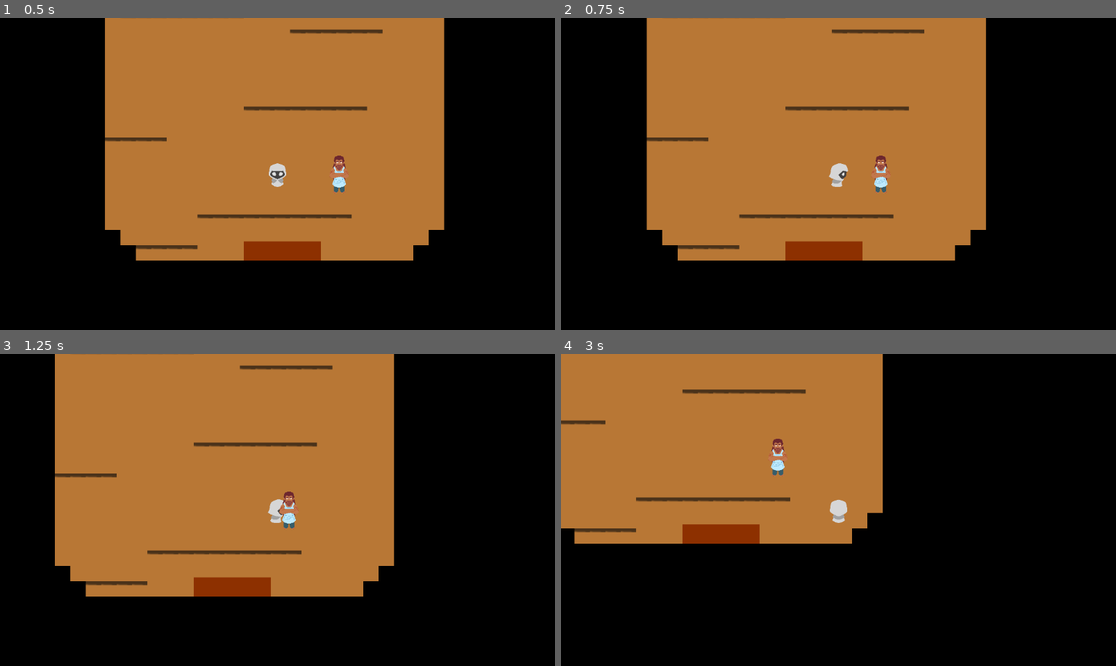
Above: before the commit, frames 1-4 (two rows, left to right).
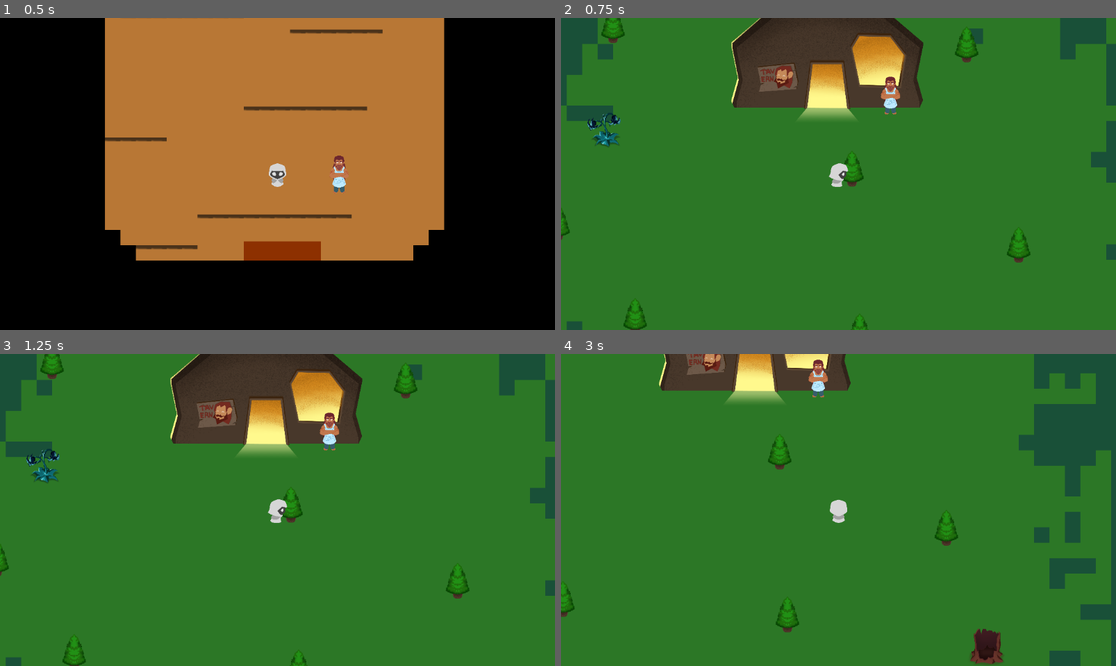
Above: after the commit, the same moments.

Repository: MeiZhen42/LightsEnd
Game: Godot game, scene res://scenes/empty_inside.tscn
Two runs of this game, one before a commit and one after it. Both use one fixed random seed, a clock stepped at 60 frames per second and the inputs below. This scene is started directly instead of the project's main scene. Sound files missing from this copy of the repository are replaced by a short silence.
Inputs (mouse positions are in pixels of both pictures, inside the frame that each line leads up to):
- Up to frame 1 (0.5 s): no input
- Up to frame 2 (0.75 s): tap Enter (ui_accept) at 0.5 s; move the mouse to (960, 158) at 0.52 s; hold Right (ui_right) from 0.53 s (still down); hold Enter (ui_accept) from 0.53 s (still down)
- Up to frame 3 (1.25 s): keep holding Right (ui_right); keep holding Enter (ui_accept)
- Up to frame 4 (3 s): move the mouse to (727, 525) at 1.27 s; release Right (ui_right) at 1.28 s; release Enter (ui_accept) at 1.28 s; hold Down (ui_down) 1.28-2.03 s; tap Q (q) at 1.35, 2.85 s; tap Enter (ui_accept) at 1.52, 1.55, 1.82 s; move the mouse to (894, 441) at 2.02 s; hold Right (ui_right) 2.03-2.78 s; hold Enter (ui_accept) 2.03-2.78 s; move the mouse to (810, 572) at 2.77 s; hold Up (ui_up) from 2.78 s (still down)

Frame 1 is identical in both runs. In frame 2, 99% of the frame differs, in the area x 0-100%, y 0-100%; in frame 3, 99%; in frame 4, 100%.

Commit message:
Manual merge from Mei

Diff:
--- a/CurrentVersion/scenes/empty_inside.tscn
+++ b/CurrentVersion/scenes/empty_inside.tscn
@@ -63,6 +63,12 @@
 stream = ExtResource("6_wu24l")
 volume_db = -10.0
 script = ExtResource("7_p1elx")
+[node name="StaticBody2D" type="StaticBody2D" parent="."]
+z_index = 1
+y_sort_enabled = true
+
+[node name="CollisionPolygon2D" type="CollisionPolygon2D" parent="StaticBody2D"]
+polygon = PackedVector2Array(-49, 128, -49, 112, -64, 112, -65, 97, -80, 96, -80, -240, -64, -240, -64, -272, -48, -272, -48, -288, 240, -288, 240, -272, 255, -272, 255, -257, 273, -257, 272, 96, 256, 96, 256, 112, 240, 112, 240, 128, -46, 128, 17, 196, 381, 183, 351, -335, -120, -346, -136, 162)
 
 [connection signal="body_entered" from="Area2D" to="Area2D" method="_on_body_entered"]
 [connection signal="body_exited" from="Area2D" to="Area2D" method="_on_body_exited"]
--- a/CurrentVersion/scripts/fixed_npc_text.gd
+++ b/CurrentVersion/scripts/fixed_npc_text.gd
@@ -16,9 +16,9 @@
 		if get_tree().current_scene.name == "outside":
 			$fixedNpcText.type("Hello, welcome to my tavern.
 				Mind helping me out and
-				gathering ingredients?
+				gather ingredients?
 				It will help stave off
-				the darkness")
+				the darkness. I'm meetcha inside.")
 		if get_tree().current_scene.name == "empty_inside":
 			$fixedNpcText.type("Are you ready to start?")
 		if get_tree().current_scene.name == "inside":
